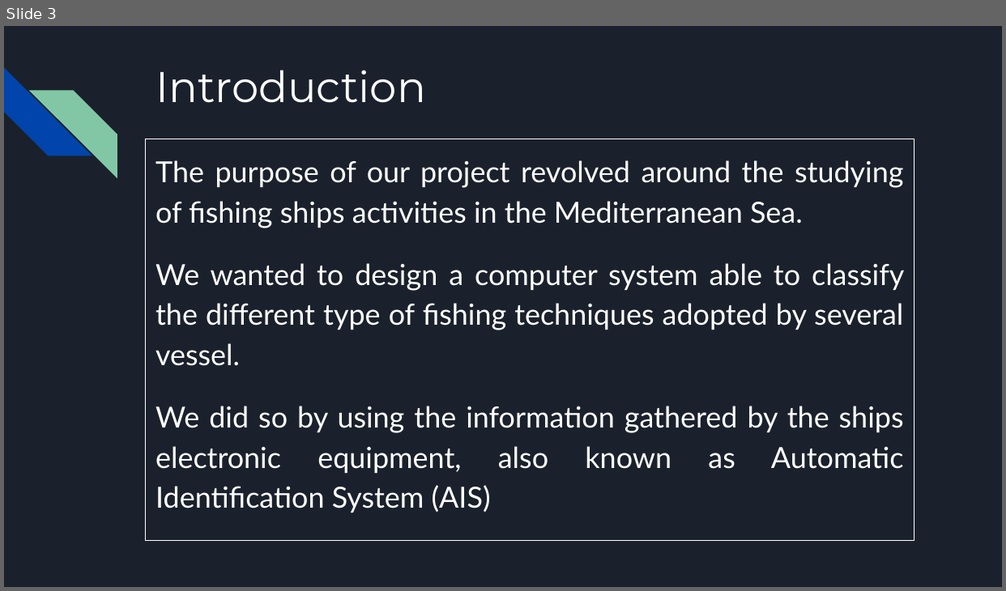
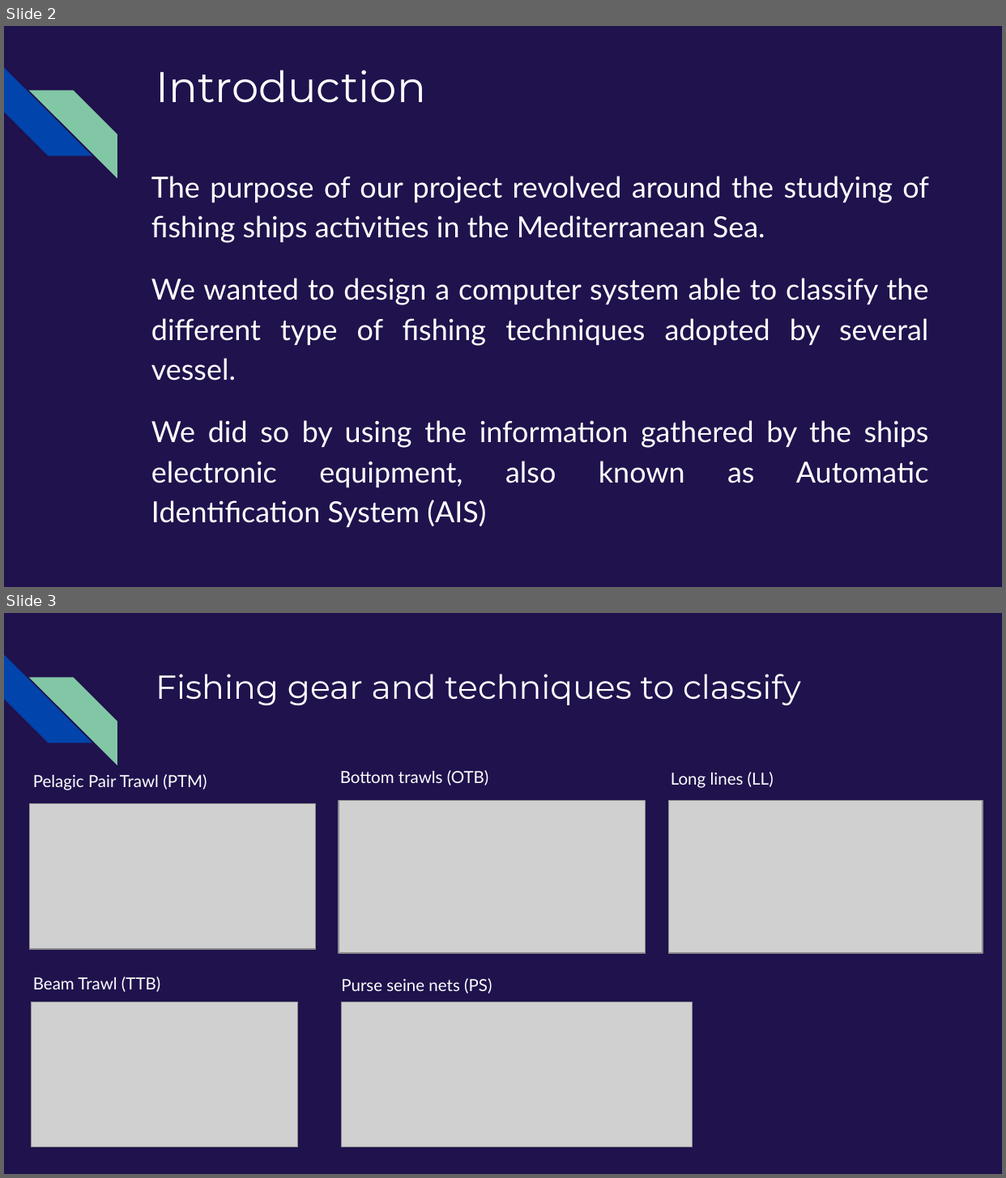
Before and after one commit to L-Medici/MTS_ResNet, a slide deck: Classification_of_Fishing_Activities_using_ResNet_Neural_Network_from_AIS_Data.pptx. Shown one above the other, each under a label of ours: slide 3 before the commit, slides 2 and 3 after it. The pictures are 1006x591 and 1006x1178 pixels, drawn with LibreOffice and Linux fonts; fonts in the diff are those of the drawing; grey boxes stand for pictures. Boxes give left, top, right and bottom in pixels: in the first picture for what was removed or moved away, otherwise in the second. Text is boxed around its words. In the diff, an @@ line names an element or a change of style, - is before the commit and + after.

```diff
--- a/Classification_of_Fishing_Activities_using_ResNet_Neural_Network_from_AIS_Data.pptx
+++ b/Classification_of_Fishing_Activities_using_ResNet_Neural_Network_from_AIS_Data.pptx
@@ slide 3 added at bbox=[4, 613, 1002, 1174], background #20124D; not listed: 2 template elements that a slide beside it also shows @@
@@ title added at bbox=[155, 674, 801, 705], 24 pt, text #FFFFFF @@
+Fishing gear and techniques to classify
@@ text added at bbox=[33, 774, 206, 790], 12 pt, text #FFFFFF @@
+Pelagic Pair Trawl (PTM)
@@ text added at bbox=[340, 770, 489, 786], 12 pt, text #FFFFFF @@
+Bottom trawls (OTB)
@@ text added at bbox=[671, 772, 774, 788], 12 pt, text #FFFFFF @@
+Long lines (LL)
@@ picture added at bbox=[30, 803, 315, 948] @@
@@ picture added at bbox=[339, 801, 645, 953] @@
@@ picture added at bbox=[669, 801, 982, 953] @@
@@ text added at bbox=[33, 977, 160, 992], 12 pt, text #FFFFFF @@
+Beam Trawl (TTB)
@@ text added at bbox=[341, 978, 492, 994], 12 pt, text #FFFFFF @@
+Purse seine nets (PS)
@@ picture added at bbox=[31, 1002, 297, 1147] @@
@@ picture added at bbox=[341, 1002, 692, 1147] @@
@@ what was slide 3 is now slide 2 @@
@@ slide 2 changed as well @@
@@ background #1B212C to #20124D @@
@@ text "The purpose of our project ...": place and size @@
-text "The purpose of our project ..." at bbox=[146, 139, 914, 541]
+text "The purpose of our project ..." at bbox=[151, 176, 929, 527]
@@ text "The purpose of our project ..." at bbox=[151, 176, 929, 527]: outline #FFFFFF 0.75 pt to none @@
@@ text at bbox=[151, 420, 929, 527]: more space between paragraphs @@
```
Also in this commit, not shown: 7 other slides changed, 2 other slides added, 2 slides removed.
